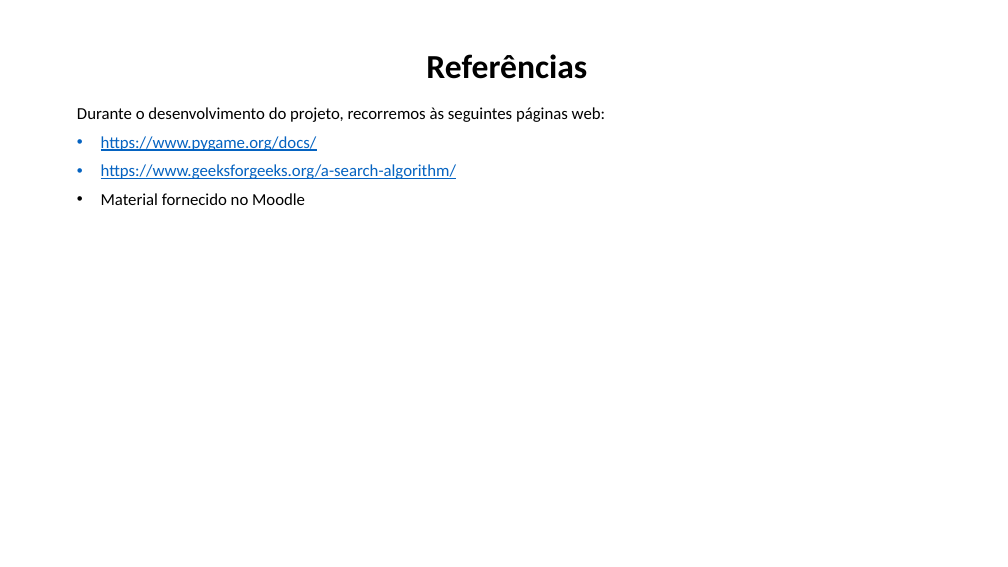
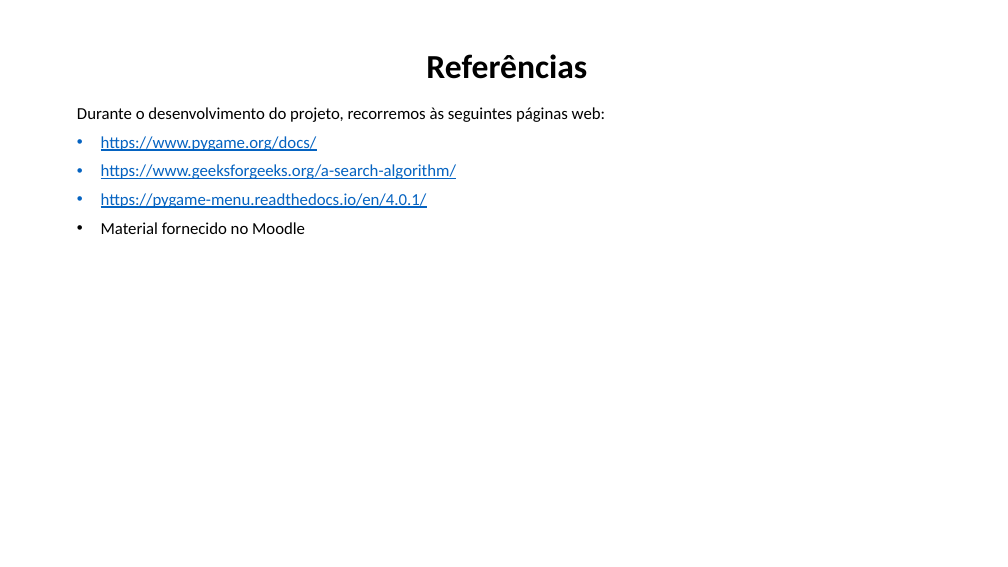
Before and after one commit to CoDyPhin/FEUP-IART, a slide deck: slide 11 of Apresentacao.pptx. Drawn at 1008x567 pixels with LibreOffice and Linux fonts; fonts in the diff are those of the drawing. Boxes give left, top, right and bottom in pixels: in the first picture for what was removed or moved away, otherwise in the second. Text is boxed around its words. In the diff, an @@ line names an element or a change of style, - is before the commit and + after.

```diff
--- a/Apresentacao.pptx
+++ b/Apresentacao.pptx
@@ text at (101, 193, 427, 208): paragraph added @@
+• https://pygame-menu.readthedocs.io/en/4.0.1/
```
Also in this commit, not shown: 5 other slides changed.
